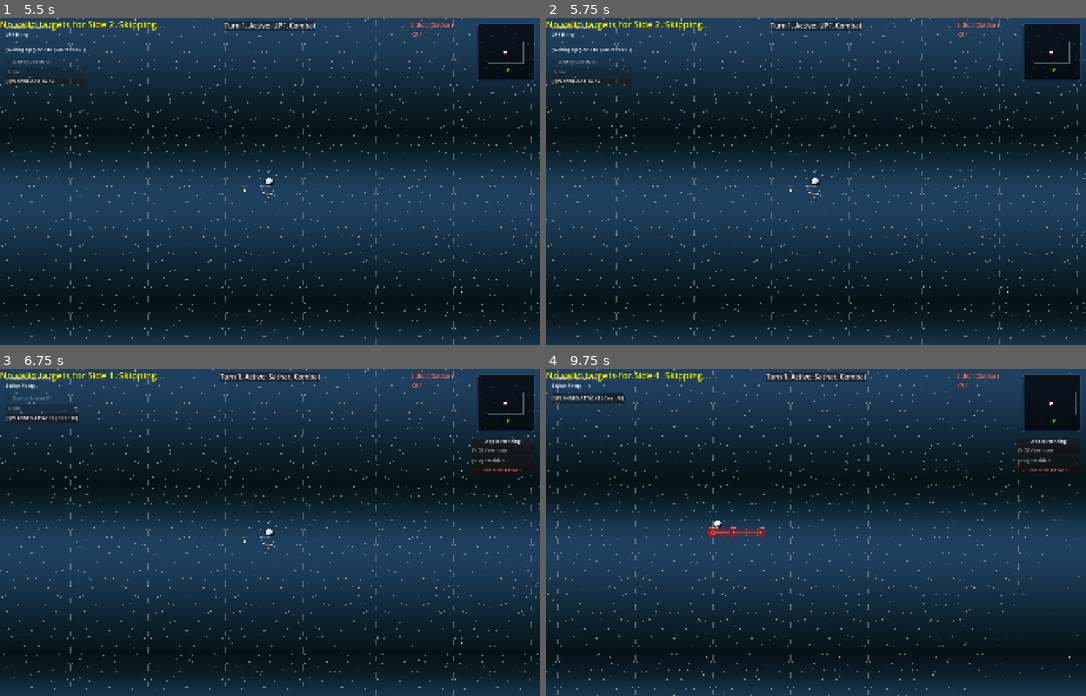
Above: before the commit, frames 1-4 (two rows, left to right).
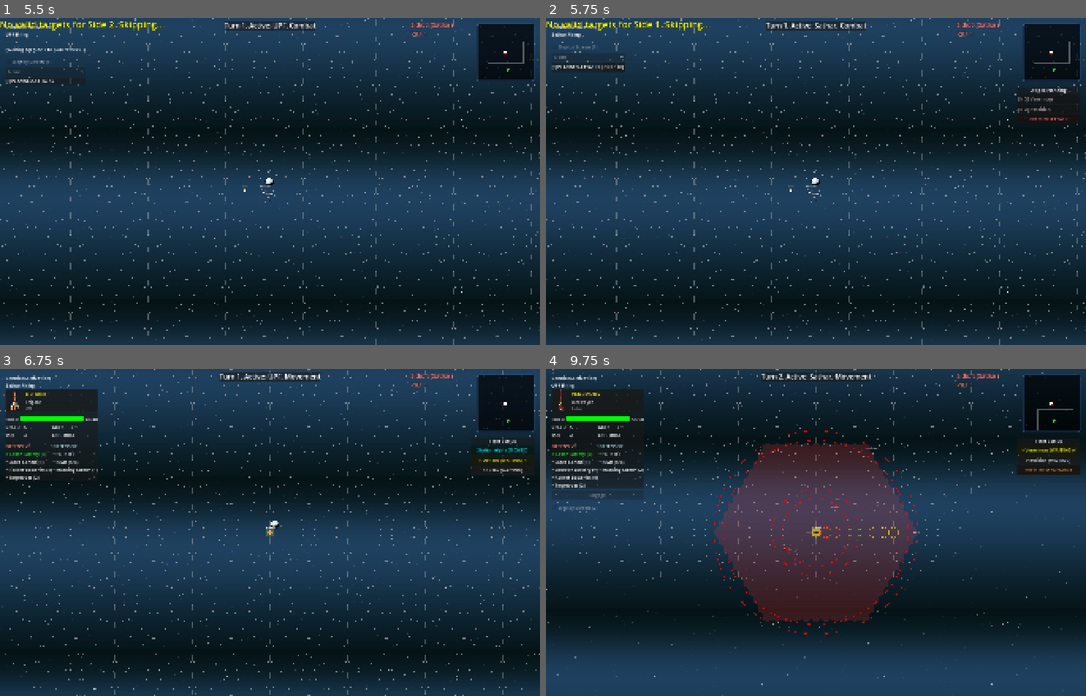
Above: after the commit, the same moments.

Repository: jjeffers/sf-kh-simulator
Game: Godot game, scene res://Scenes/Main.tscn
The game is run twice, just before and just after one commit, with the same random seed, the same clock (stepped at 60 frames per second) and the same inputs. This scene is started directly instead of the project's main scene.
Inputs (mouse positions are in pixels of both pictures, inside the frame that each line leads up to):
- Up to frame 1 (5.5 s): click "Undo" at 0.5 s; click "Venemous" at 1.25 s; click "> Venemous <" at 2 s; click "Undo" at 2.75 s; click "> Venemous (PLANNED) <" at 3.5 s; click "Perdition (PLANNED)" at 4.25 s; tap Enter at 5 s; drag from (507, 53) to (324, 109) at 5.02 s
- Up to frame 2 (5.75 s): no input
- Up to frame 3 (6.75 s): drag from (162, 548) to (243, 597) at 5.77 s; click (64, 418) at 6.5 s, where only the run after the commit has a clickable "[Clear All]"
- Up to frame 4 (9.75 s): click (1048, 450) at 7.25 s, where only the run after the commit has a clickable "Station Alpha (MOVED)"; click "[Clear All]" at 8 s; move the mouse to (870, 460) at 8.77 s; hold D 8.78-9.5 s; tap Q at 8.85 s; drag from (789, 597) to (654, 483) at 9.52 s

Frame 1 is identical in both runs. In frame 2, 1.1% of the frame differs, in the area x 1-99%, y 1-33%; in frame 3, 7.0%; in frame 4, 74%, in the area x 0-100%, y 0-100%.

Commit message:
Fix AI Combat Queueing race condition

Diff:
--- a/Scripts/ComputerOpponent.gd
+++ b/Scripts/ComputerOpponent.gd
@@ -117,20 +117,7 @@
 					game_manager.execute_all_movement()
 		GameManager.Phase.COMBAT:
 			if not _has_finished_combat_planning():
-				_plan_combat()
-			else:
-				var attacks_data = []
-				for atk in game_manager.queued_attacks:
-					var s = atk["source"]
-					var t = atk["target"]
-					if not is_instance_valid(s) or not is_instance_valid(t): continue
-					attacks_data.append({
-						"s": s.name,
-						"t": t.name,
-						"w": atk["weapon_idx"],
-						"tp": atk["target_pos"]
-					})
-
+				var attacks_data = _plan_combat()
 				var seed_val = randi()
 				if game_manager.multiplayer.has_multiplayer_peer():
 					game_manager.rpc_id(1, "execute_commit_combat", attacks_data, seed_val)
@@ -333,9 +320,10 @@
 	return score
 
 # --- COMBAT ---
-func _plan_combat():
+func _plan_combat() -> Array:
 	var my_ships = game_manager.ships.filter(func(s): return is_instance_valid(s) and s.side_id == side_id and not s.is_exploding)
 	var targets = game_manager.ships.filter(func(s): return is_instance_valid(s) and s.side_id != side_id and not s.is_exploding)
+	var attacks_data = []
 
 	for ship in my_ships:
 		for i in range(ship.weapons.size()):
@@ -363,6 +351,14 @@
 
 			if best_target:
 				game_manager.log_message("AI Planning: %s -> %s with %s (Utility: %.2f)" % [ship.get_display_name(), best_target.get_display_name(), w["name"], best_utility])
-				game_manager.rpc_add_attack(ship.name, best_target.name, i)
+
+				# Compile directly for resolution payload
+				attacks_data.append({
+					"s": ship.name,
+					"t": best_target.name,
+					"w": i,
+					"tp": best_target.grid_position
+				})
 
 	_combat_planned_subphase = game_manager.combat_subphase
+	return attacks_data
--- a/test/unit/test_planet_masking.gd
+++ b/test/unit/test_planet_masking.gd
@@ -22,10 +22,10 @@
 
 	_gm.ships.clear()
 	if _shooter.get_parent() == null:
-		_game_manager.add_child(_shooter)
+		gm.add_child(_shooter)
 	_gm.ships.append(_shooter)
 	if _target.get_parent() == null:
-		_game_manager.add_child(_target)
+		gm.add_child(_target)
 	_gm.ships.append(_target)
 
 func after_each():
--- a/test/unit/test_ship_destruction.gd
+++ b/test/unit/test_ship_destruction.gd
@@ -25,7 +25,7 @@
 	# So I should let GM setup a ship and destroy it.
 
 	if s.get_parent() == null:
-		_game_manager.add_child(s)
+		gm.add_child(s)
 	gm.ships.append(s)
 
 	# This is the line in GM: s.ship_destroyed.connect(func(ship): _on_ship_destroyed(ship))
--- a/test/unit/test_stack_selection_bug.gd
+++ b/test/unit/test_stack_selection_bug.gd
@@ -25,10 +25,10 @@
 	enemy_ship.facing = 3
 
 	if friendly_ship.get_parent() == null:
-		_game_manager.add_child(friendly_ship)
+		game_manager.add_child(friendly_ship)
 	game_manager.ships.append(friendly_ship)
 	if enemy_ship.get_parent() == null:
-		_game_manager.add_child(enemy_ship)
+		game_manager.add_child(enemy_ship)
 	game_manager.ships.append(enemy_ship)
 	game_manager.add_child(friendly_ship)
 	game_manager.add_child(enemy_ship)
--- a/test/unit/test_turn_restrictions.gd
+++ b/test/unit/test_turn_restrictions.gd
@@ -31,7 +31,7 @@
 	_ship.name = "TestShip"
 	_ship.side_id = 1
 	if _ship.get_parent() == null:
-		_game_manager.add_child(_ship)
+		_gm.add_child(_ship)
 	_gm.ships.append(_ship)
 	_gm.add_child(_ship)
 
@@ -116,7 +116,7 @@
 	enemy.name = "EnemyShip"
 	enemy.side_id = 2
 	if enemy.get_parent() == null:
-		_game_manager.add_child(enemy)
+		_gm.add_child(enemy)
 	_gm.ships.append(enemy)
 	_gm.add_child(enemy)
 
Not shown, changed: logs.txt
